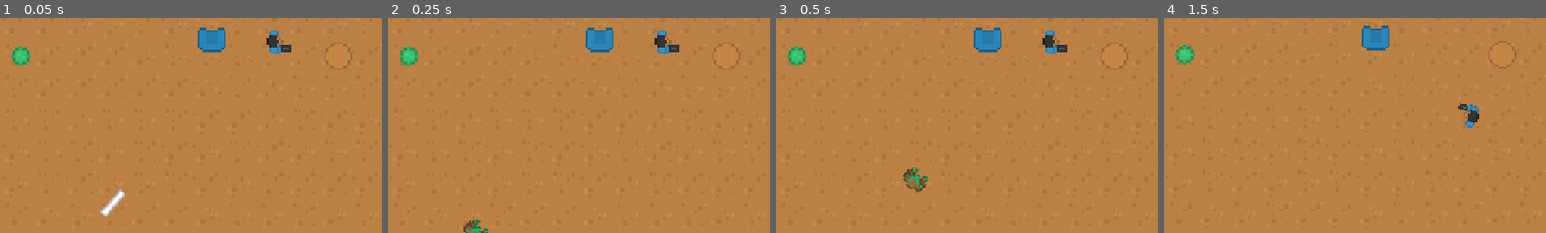
Above: before the commit, frames 1-4 (left to right).
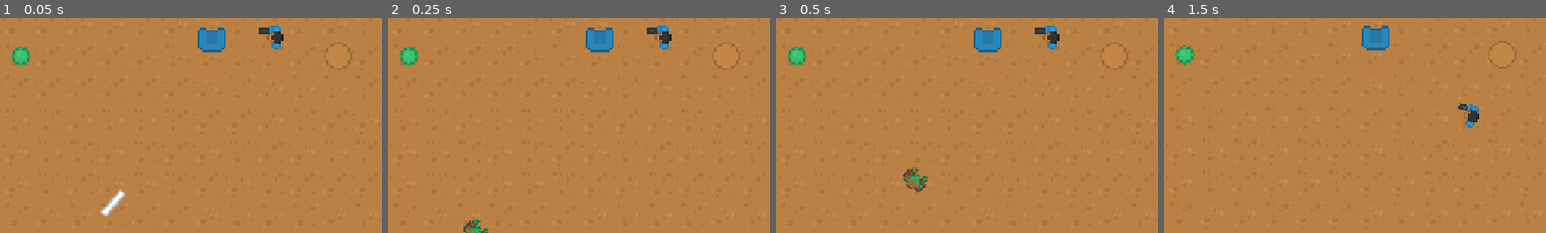
Above: after the commit, the same moments.

Repository: Frickerson/Brackeys_2026.2
Game: Godot game, scene res://Game/Levels/LevelOne.tscn
The game is run twice, just before and just after one commit, with the same random seed, the same clock (stepped at 60 frames per second) and the same inputs.
Inputs (mouse positions are % of the whole screen's width and height, from its top left):
- Up to frame 1 (0.05 s): no input
- Up to frame 2 (0.25 s): no input
- Up to frame 3 (0.5 s): no input
- Up to frame 4 (1.5 s): move the mouse to (72, 45) at 0.52 s; hold D (Player_Move_Right) 0.53-1.28 s; click (72, 45) at 0.6 s; tap Enter at 1.25 s; move the mouse to (30, 55) at 1.27 s; hold S (Player_Move_Down) from 1.28 s (still down); click (30, 55) at 1.35 s
The pictures show only the part of the screen within x 15-65%, y 45-95%; the shares and areas given below are measured in that part.

The runs differ from the first frame. In frame 1, 0.6% of the frame differs, in the area x 67-77%, y 3-17%; in frame 2, 0.6%; in frame 3, 0.6%; in frame 4, nothing differs.

Commit message:
Fix player rotation

Diff:
--- a/Game/Objects/Player/Player.gd
+++ b/Game/Objects/Player/Player.gd
@@ -25,9 +25,6 @@
 
 	velocity = Vector2(horizontal, vertical)
 	IsMoving = !velocity.is_zero_approx()
-
-	if !IsMoving:
-		return
 
 	move_and_slide()
 
